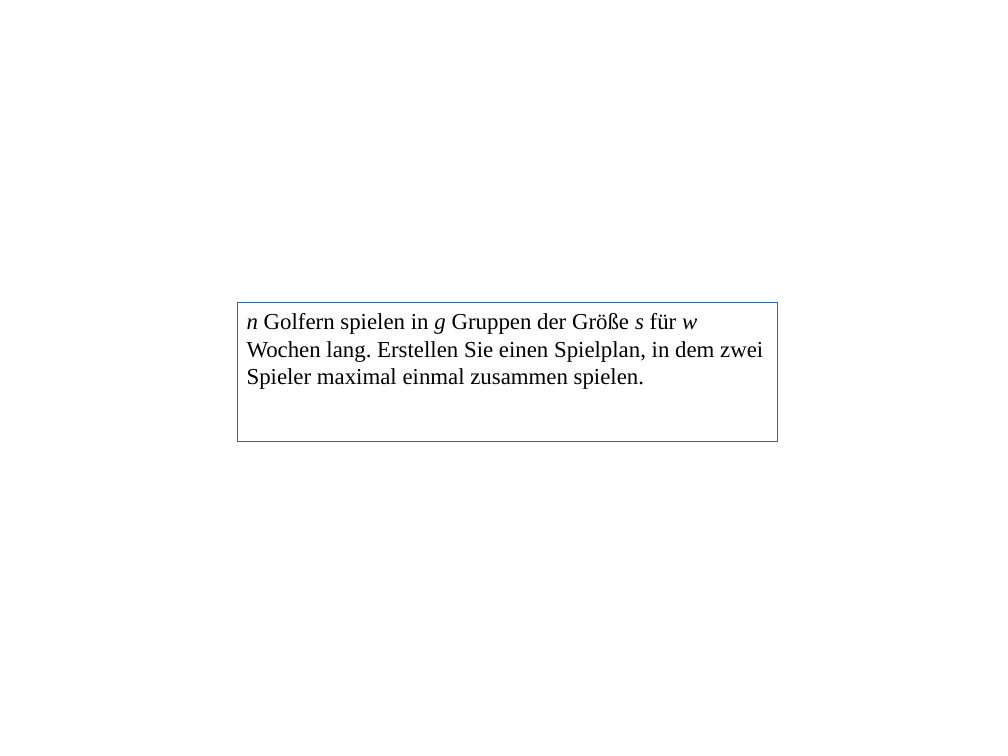
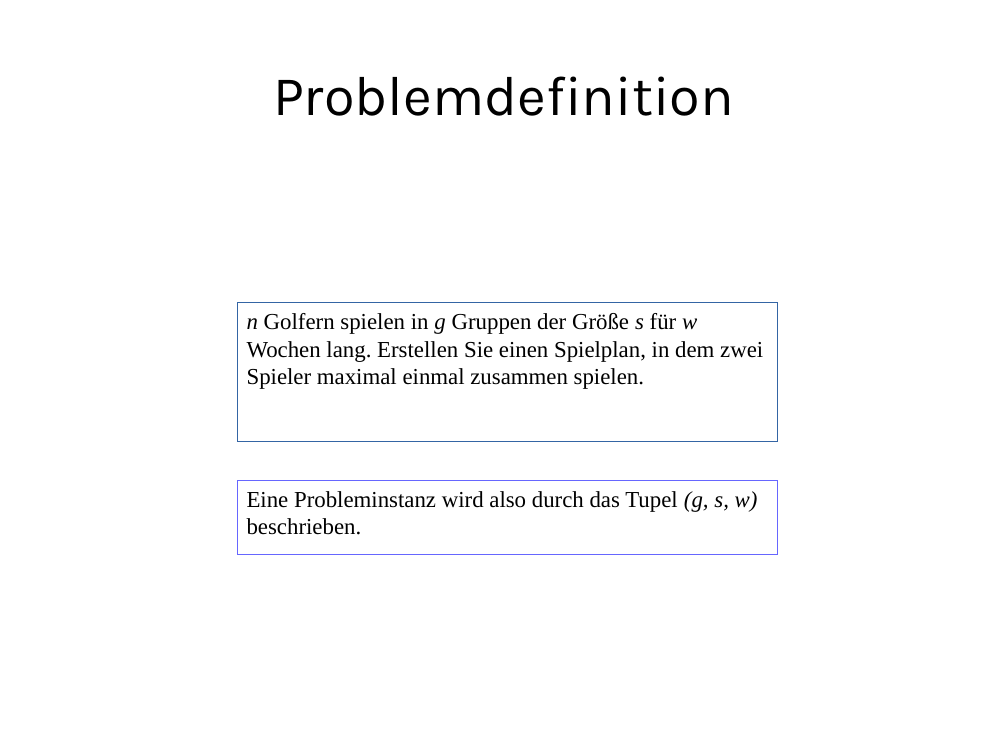
Before and after one commit to RincewindWizzard/social-golfers, a slide deck: slide 2 of presentation/DennisLindemannSocialGolferProblem.odp. Drawn at 1008x756 pixels with LibreOffice and Linux fonts; fonts in the diff are those of the drawing. Boxes give left, top, right and bottom in pixels: in the first picture for what was removed or moved away, otherwise in the second. Text is boxed around its words. In the diff, an @@ line names an element or a change of style, - is before the commit and + after.

```diff
--- a/presentation/DennisLindemannSocialGolferProblem.odp
+++ b/presentation/DennisLindemannSocialGolferProblem.odp
@@ title added at [273, 76, 734, 116], 44 pt, text #000000 @@
+Problemdefinition
@@ rectangle added at [238, 480, 778, 554], outline #6666FF 0 pt, 18 pt, text #000000 @@
+Eine Probleminstanz wird also durch das Tupel (g, s, w) beschrieben.
```
Also in this commit, not shown: 8 slides added, 4 slides removed, 5 other files.
